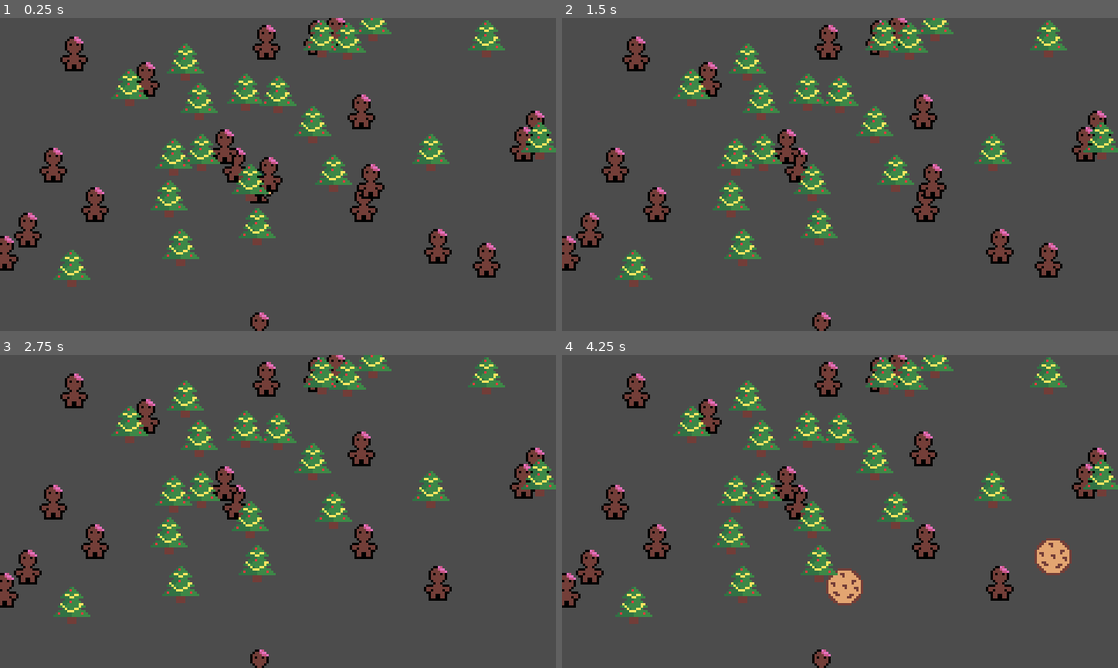
Above: before the commit, frames 1-4 (two rows, left to right).
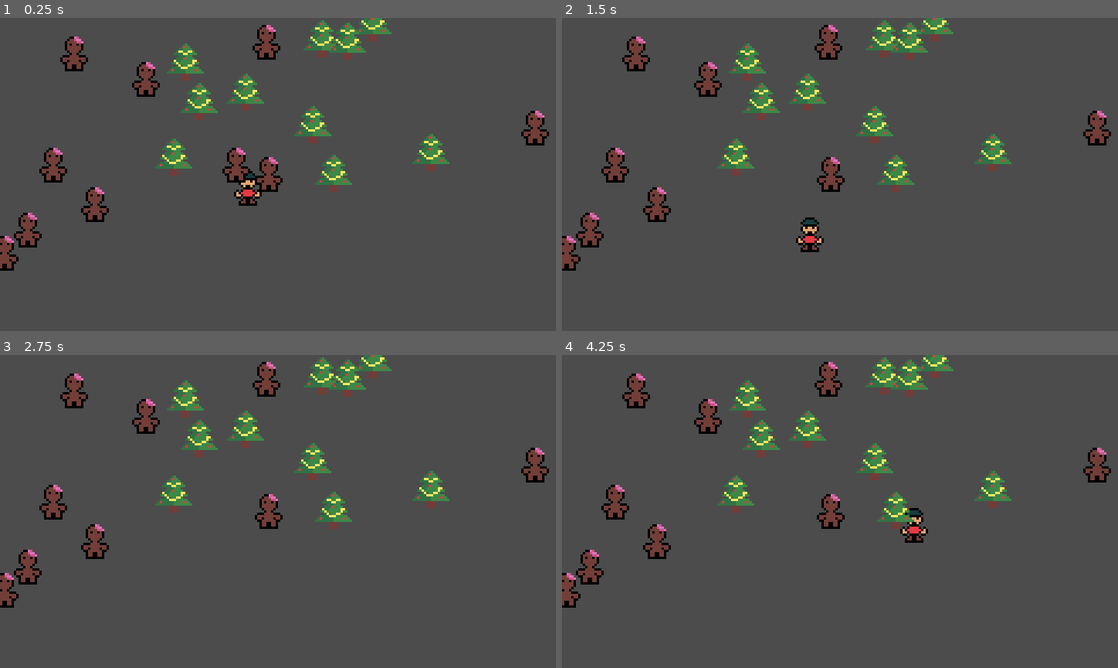
Above: after the commit, the same moments.

Repository: cznrhubarb/feliz-navidead
Game: Godot game, scene res://scn/TestScene.tscn
Same seed, same stepped clock (60 frames per second), same inputs: the game is played once before the commit and once after it. Before the commit the project starts from res://TestScene.tscn.
Inputs (mouse positions are in pixels of both pictures, inside the frame that each line leads up to):
- Up to frame 1 (0.25 s): no input
- Up to frame 2 (1.5 s): tap Enter at 0.5 s; move the mouse to (962, 158) at 0.52 s; press the mouse at (962, 158) at 0.53 s; hold D (move_right) 0.53-1.28 s; tap Space at 1.25 s; move the mouse to (728, 190) at 1.27 s; release the mouse at (728, 190) at 1.28 s; hold S (move_down) from 1.28 s (still down); click (728, 190) at 1.35 s
- Up to frame 3 (2.75 s): move the mouse to (333, 442) at 2.02 s; release S (move_down) at 2.03 s; press the mouse at (333, 442) at 2.03 s; hold D (move_right) from 2.03 s (still down)
- Up to frame 4 (4.25 s): tap Enter at 2.75 s; move the mouse to (812, 574) at 2.77 s; release D (move_right) at 2.78 s; release the mouse at (812, 574) at 2.78 s; hold W (move_up) 2.78-3.53 s; click (812, 574) at 2.85 s; move the mouse to (1006, 558) at 3.52 s; press the mouse at (1006, 558) at 3.53 s; hold A (move_left) from 3.53 s (still down)

The runs differ from the first frame. In frame 1, 6.9% of the frame differs, in the area x 9-100%, y 0-100%; in frame 2, 7.5%; in frame 3, 6.7%; in frame 4, 8.2%.

Commit message:
Revert "Revert "Merge branch 'master' of https://github.com/cznrhubarb/santaria""
This reverts commit fe33d8f66b8446d7224434cf14963ae500888379.

Diff:
--- a/TestScene.tscn
+++ /dev/null
@@ -1,32 +0,0 @@
-[gd_scene load_steps=6 format=2]
-
-[ext_resource path="res://Child.gd" type="Script" id=1]
-[ext_resource path="res://child.png" type="Texture" id=2]
-[ext_resource path="res://GingerFactory.gd" type="Script" id=3]
-[ext_resource path="res://TreeFactory.gd" type="Script" id=4]
-
-[sub_resource type="RectangleShape2D" id=1]
-extents = Vector2( 5.36142, 6.64243 )
-
-[node name="TestScene" type="Node2D"]
-
-[node name="Child" type="KinematicBody2D" parent="."]
-position = Vector2( 111.772, 71.6002 )
-collision_layer = 16
-collision_mask = 13
-script = ExtResource( 1 )
-__meta__ = {
-"_edit_group_": true
-}
-
-[node name="Sprite" type="Sprite" parent="Child"]
-texture = ExtResource( 2 )
-
-[node name="CollisionShape2D" type="CollisionShape2D" parent="Child"]
-shape = SubResource( 1 )
-
-[node name="GingerFactory" type="Node" parent="."]
-script = ExtResource( 3 )
-
-[node name="TreeFactory" type="Node" parent="."]
-script = ExtResource( 4 )
--- a/project.godot
+++ b/project.godot
@@ -16,7 +16,7 @@
 [application]
 
 config/name="santaria"
-run/main_scene="res://TestScene.tscn"
+run/main_scene="res://scn/TestScene.tscn"
 
 [display]
 
--- a/CookieBullet.tscn
+++ b/scn/CookieBullet.tscn
@@ -1,7 +1,9 @@
 [gd_scene load_steps=4 format=2]
 
-[ext_resource path="res://CookieBullet.gd" type="Script" id=1]
-[ext_resource path="res://cookie.png" type="Texture" id=2]
+[ext_resource path="res://src/CookieBullet.gd" type="Script" id=1]
+[ext_resource path="res://img/cookie.png" type="Texture" id=2]
+
+
 
 [sub_resource type="CircleShape2D" id=1]
 radius = 7.42278
--- a/GingerBreadMan.tscn
+++ b/scn/GingerBreadMan.tscn
@@ -1,7 +1,9 @@
 [gd_scene load_steps=4 format=2]
 
-[ext_resource path="res://GingerBreadMan.gd" type="Script" id=1]
-[ext_resource path="res://ginger.png" type="Texture" id=2]
+[ext_resource path="res://src/GingerBreadMan.gd" type="Script" id=1]
+[ext_resource path="res://img/ginger.png" type="Texture" id=2]
+
+
 
 [sub_resource type="RectangleShape2D" id=1]
 extents = Vector2( 4.27496, 6.91256 )
--- /dev/null
+++ b/scn/TestScene.tscn
@@ -0,0 +1,36 @@
+[gd_scene load_steps=6 format=2]
+
+[ext_resource path="res://src/Child.gd" type="Script" id=1]
+[ext_resource path="res://img/child.png" type="Texture" id=2]
+[ext_resource path="res://src/TreeFactory.gd" type="Script" id=3]
+[ext_resource path="res://src/GingerFactory.gd" type="Script" id=4]
+
+[sub_resource type="RectangleShape2D" id=1]
+extents = Vector2( 4.47797, 5.13091 )
+
+[node name="TestScene" type="Node2D"]
+
+[node name="YSort" type="YSort" parent="."]
+
+[node name="Child" type="KinematicBody2D" parent="YSort"]
+position = Vector2( 111.772, 71.6002 )
+collision_layer = 16
+collision_mask = 13
+script = ExtResource( 1 )
+__meta__ = {
+"_edit_group_": true
+}
+Speed = 100
+
+[node name="CollisionShape2D" type="CollisionShape2D" parent="YSort/Child"]
+position = Vector2( 0.128685, 2.76682 )
+shape = SubResource( 1 )
+
+[node name="Sprite" type="Sprite" parent="YSort/Child"]
+texture = ExtResource( 2 )
+
+[node name="TreeFactory" type="Node" parent="YSort"]
+script = ExtResource( 3 )
+
+[node name="GingerFactory" type="Node" parent="YSort"]
+script = ExtResource( 4 )
--- a/Tree.tscn
+++ b/scn/Tree.tscn
@@ -1,12 +1,13 @@
 [gd_scene load_steps=4 format=2]
 
-[ext_resource path="res://Tree.gd" type="Script" id=1]
-[ext_resource path="res://tree.png" type="Texture" id=2]
+[ext_resource path="res://src/Tree.gd" type="Script" id=1]
+[ext_resource path="res://img/tree.png" type="Texture" id=2]
 
 [sub_resource type="RectangleShape2D" id=1]
 extents = Vector2( 3.78215, 6.27253 )
 
 [node name="Tree" type="StaticBody2D"]
+collision_mask = 17
 script = ExtResource( 1 )
 
 [node name="Sprite" type="Sprite" parent="."]
--- a/Child.gd
+++ b/src/Child.gd
@@ -4,15 +4,18 @@
 var type = "child"
 
 func _physics_process(delta):
+	var deltaPos = Vector2()
 	if Input.is_action_pressed("move_right"):
-		position.x += Speed * delta
+		deltaPos.x += Speed
 	elif Input.is_action_pressed("move_left"):
-		position.x -= Speed * delta
+		deltaPos.x -= Speed
 
 	if Input.is_action_pressed("move_up"):
-		position.y -= Speed * delta
+		deltaPos.y -= Speed
 	elif Input.is_action_pressed("move_down"):
-		position.y += Speed * delta
+		deltaPos.y += Speed
+
+	move_and_slide(deltaPos)
 
 func _input(event):
 	if event.is_action_pressed("shoot"):
@@ -20,8 +23,8 @@
 		shoot(shoot_direction)
 
 func shoot(direction):
-	var bullet_scene = load("res://CookieBullet.tscn")
+	var bullet_scene = load("res://scn/CookieBullet.tscn")
 	var bullet = bullet_scene.instance()
 	bullet.position = position
 	bullet.direction = direction
-	get_owner().add_child(bullet)
+	get_parent().add_child(bullet)
--- a/CookieBullet.gd
+++ b/src/CookieBullet.gd
@@ -9,6 +9,6 @@
 	var collision_info = move_and_collide(direction * BulletSpeed * delta)
 	if collision_info:
 		var collider = collision_info.collider
-		if collider.type and collider.type == "enemy":
+		if collider.type == "enemy":
 			collider.queue_free()
-			queue_free()
+		queue_free()
--- a/GingerFactory.gd
+++ b/src/GingerFactory.gd
@@ -2,9 +2,9 @@
 
 func _ready():
 	var scene_size = get_viewport().size
-	var ginger_scene = load("res://GingerBreadMan.tscn")
-	for i in range(20):
+	var ginger_scene = load("res://scn/GingerBreadMan.tscn")
+	for i in range(10):
 		var ginger = ginger_scene.instance()
 		ginger.position = Vector2(rand_range(0, scene_size.x), rand_range(0, scene_size.y))
-		print(ginger.position)
+		#get_parent().add_child(ginger)
 		add_child(ginger)
--- a/TreeFactory.gd
+++ b/src/TreeFactory.gd
@@ -2,9 +2,9 @@
 
 func _ready():
 	var scene_size = get_viewport().size
-	var tree_scene = load("res://Tree.tscn")
-	for i in range(20):
+	var tree_scene = load("res://scn/Tree.tscn")
+	for i in range(10):
 		var tree = tree_scene.instance()
 		tree.position = Vector2(rand_range(0, scene_size.x), rand_range(0, scene_size.y))
-		print(tree.position)
+		#get_parent().add_child(tree)
 		add_child(tree)
Renamed: cane.png -> img/cane.png
Not shown, changed: img/cane.png.import
Renamed: child.png -> img/child.png
Not shown, changed: img/child.png.import
Renamed: cookie.png -> img/cookie.png
Not shown, changed: img/cookie.png.import
Renamed: ginger.png -> img/ginger.png
Not shown, changed: img/ginger.png.import
Renamed: tree.png -> img/tree.png
Not shown, changed: img/tree.png.import
Renamed: GingerBreadMan.gd -> src/GingerBreadMan.gd
Renamed: Tree.gd -> src/Tree.gd
